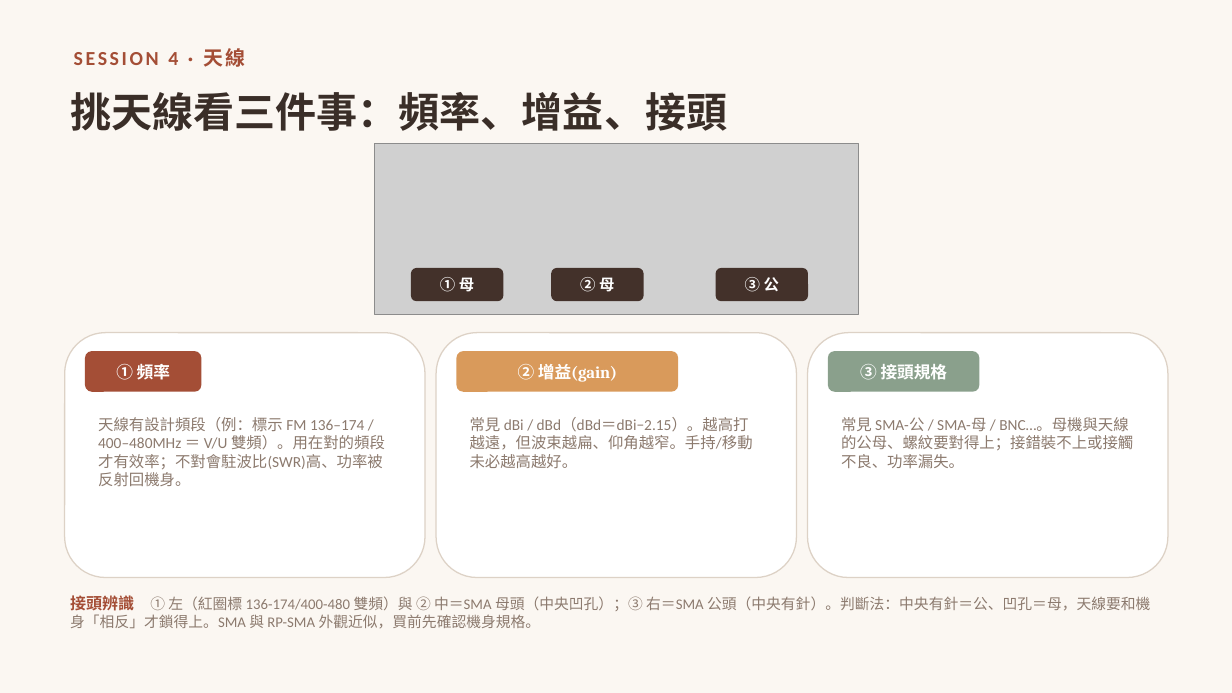
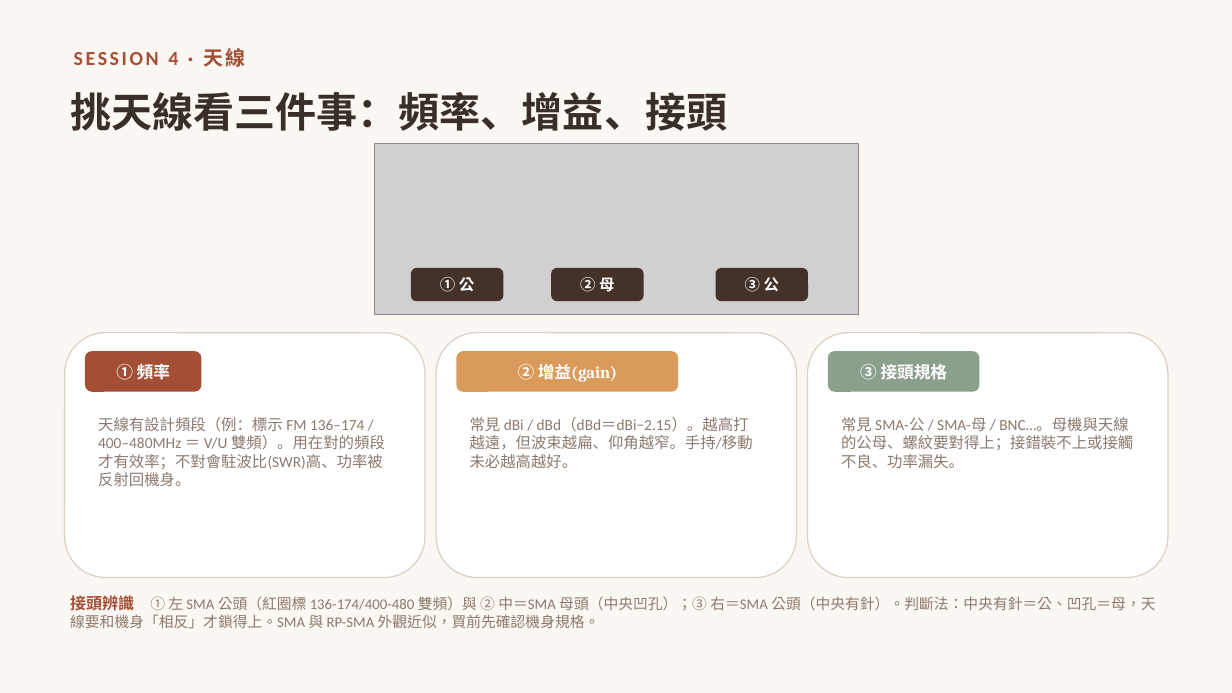
Before and after one commit to winson3QQ/Radio-Advanced, a slide deck: slide 20 of 投影片/進階無線電_課程投影片.pptx. Drawn at 1232x693 pixels with LibreOffice and Linux fonts; fonts in the diff are those of the drawing; grey boxes stand for pictures. Boxes give left, top, right and bottom in pixels: in the first picture for what was removed or moved away, otherwise in the second. Text is boxed around its words. In the diff, an @@ line names an element or a change of style, - is before the commit and + after.

```diff
--- a/投影片/進階無線電_課程投影片.pptx
+++ b/投影片/進階無線電_課程投影片.pptx
@@ text in rounded rectangle at (440,277,474,292): text changed @@
-① 母
+① 公
@@ text at (70,593,1155,628): text changed @@
-接頭辨識 ① 左（紅圈標 136-174/400-480 雙頻）與 ② 中＝SMA 母頭（中央凹孔）；③ 右＝SMA 公頭（中央有針）。判斷法：中央有針＝公、凹孔＝母，天線要和機身「相反」才鎖得上。SMA 與 RP-SMA 外觀近似，買前先確認機身規格。
+接頭辨識 ① 左 SMA 公頭（紅圈標 136-174/400-480 雙頻）與 ② 中＝SMA 母頭（中央凹孔）；③ 右＝SMA 公頭（中央有針）。判斷法：中央有針＝公、凹孔＝母，天線要和機身「相反」才鎖得上。SMA 與 RP-SMA 外觀近似，買前先確認機身規格。
```
Also in this commit, not shown: 3 other slides changed, 1 slide added, 1 slide removed.
